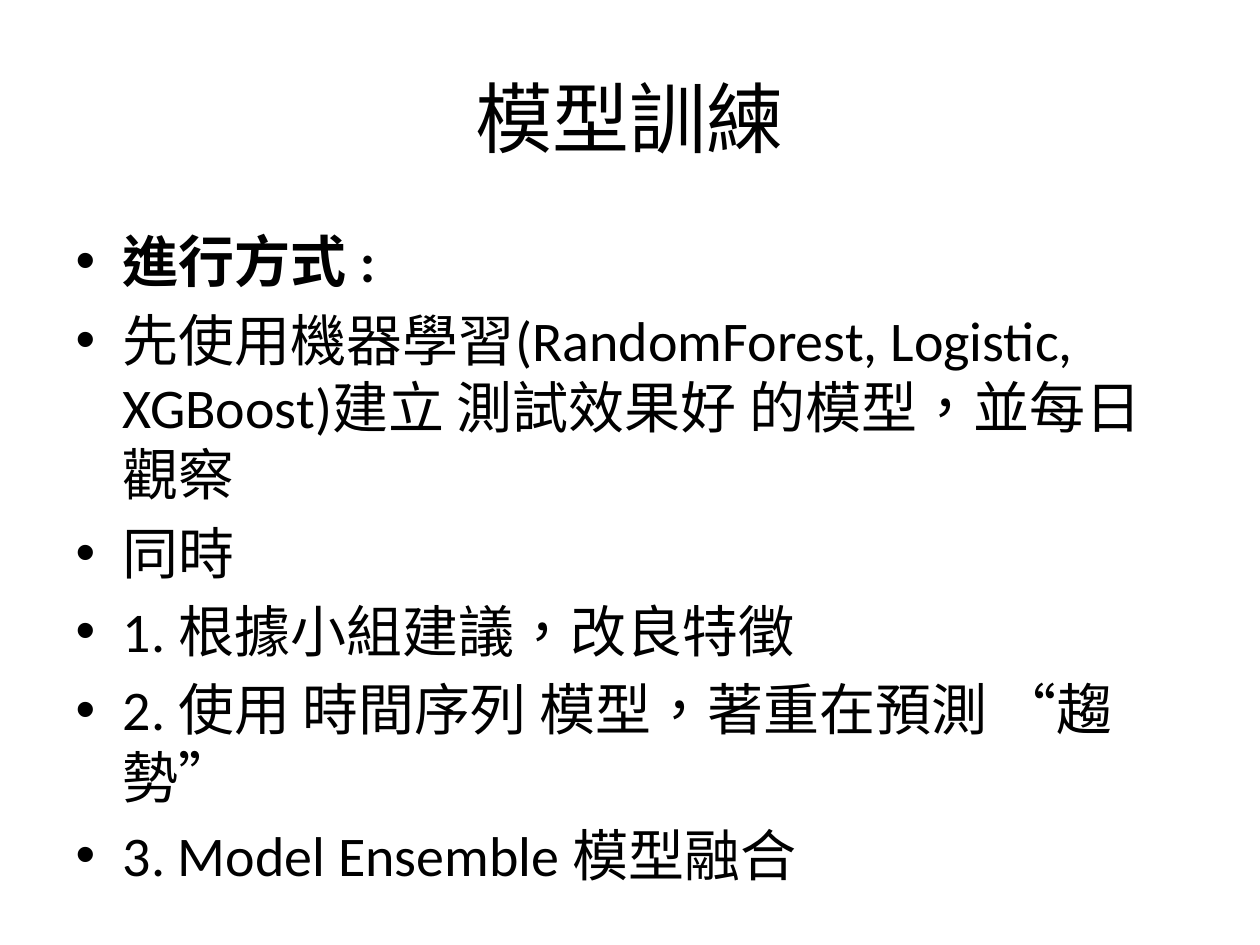
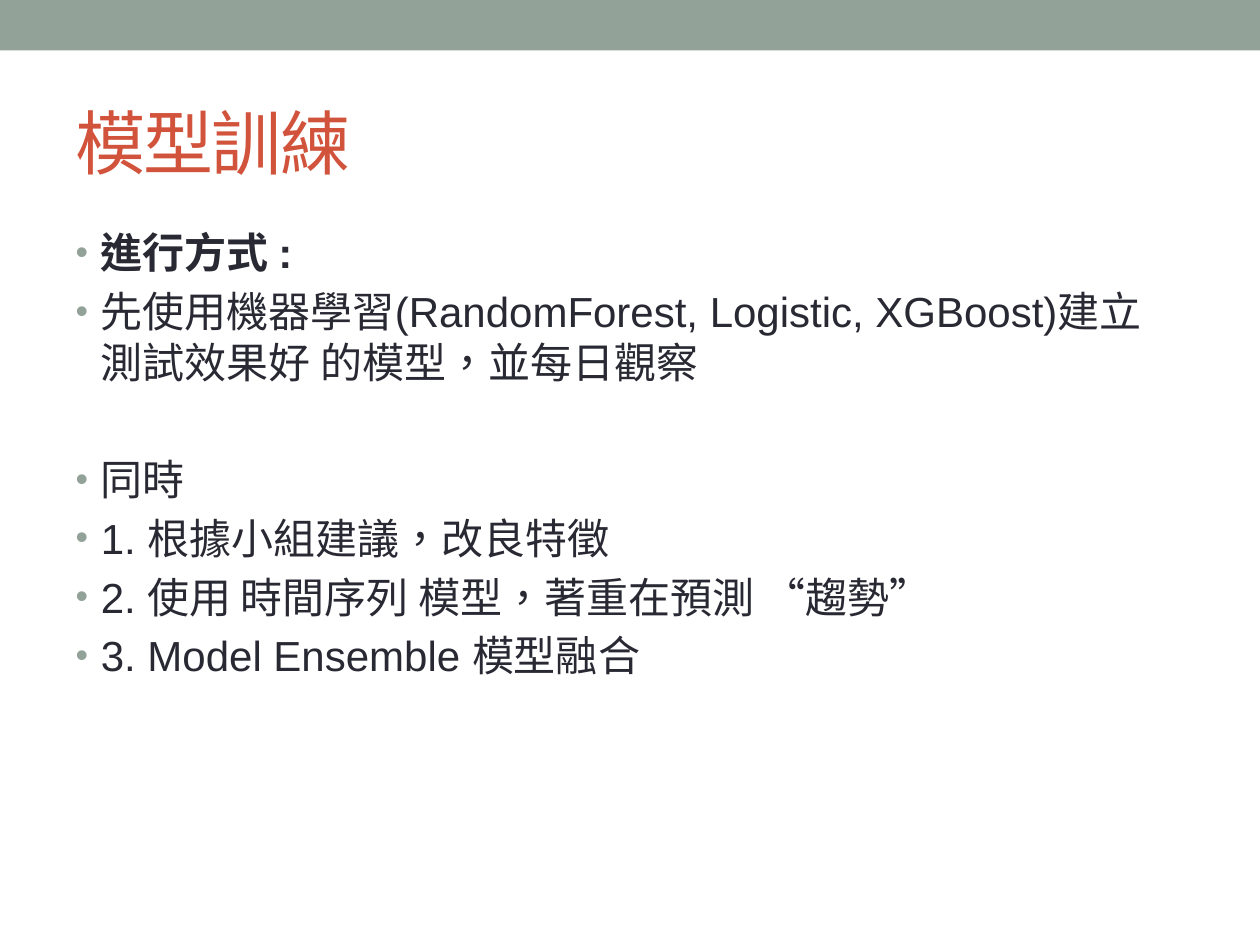
Before and after one commit to TengWeiHsu/2017ML_HW, a slide deck: slide 5 of Report_TingWei.pptx. Drawn at 1260x945 pixels with LibreOffice and Linux fonts; fonts in the diff are those of the drawing. Boxes give left, top, right and bottom in pixels: in the first picture for what was removed or moved away, otherwise in the second. Text is boxed around its words. In the diff, an @@ line names an element or a change of style, - is before the commit and + after.

```diff
--- a/Report_TingWei.pptx
+++ b/Report_TingWei.pptx
@@ rectangle added at (x1=0, y1=0, x2=1260, y2=50), fill #93A299 @@
@@ title "模型訓練" moved from (x1=476, y1=82, x2=784, y2=154) to (x1=76, y1=110, x2=351, y2=175) @@
@@ title "模型訓練" at (x1=76, y1=110, x2=351, y2=175): size 44 to 40 pt, font Calibri to Arial, text colour #000000 to #D2533C, letter spacing 0 to -1 pt; alignment centre to left @@
@@ text "進行方式 :" at (x1=101, y1=232, x2=1141, y2=675): size 32 to 24 pt, font Calibri to Arial, text colour #000000 to #292934; indent changed; less space between paragraphs @@
```
Also in this commit, not shown: 6 other slides changed, 1 slide added.
